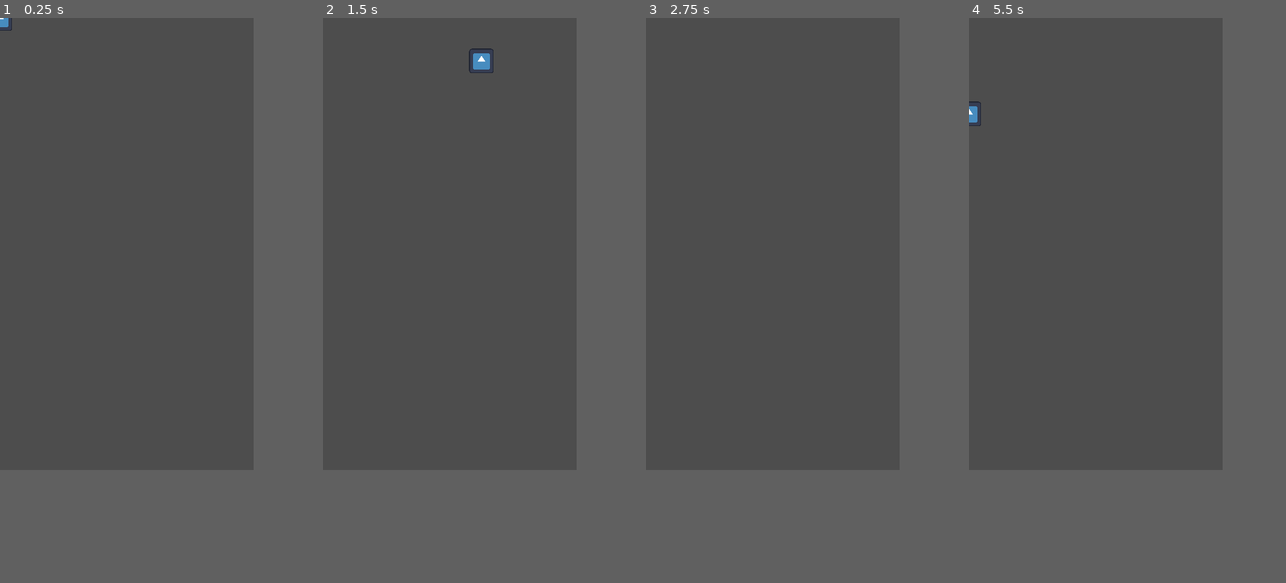
Above: before the commit, frames 1-4 (left to right).
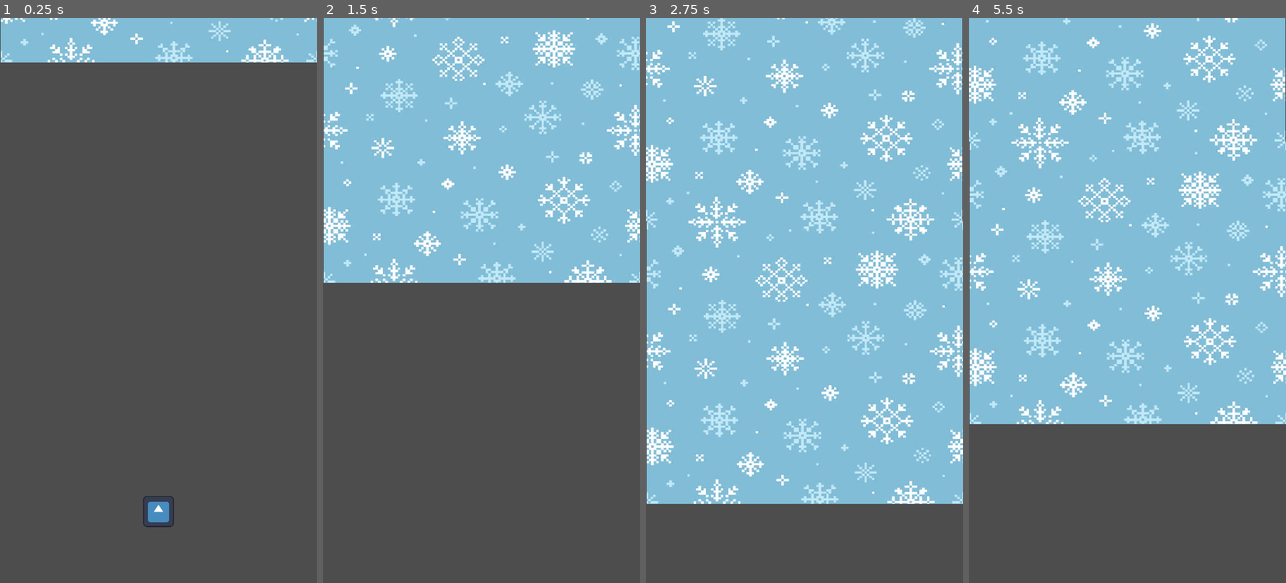
Above: after the commit, the same moments.

Repository: Jordla/Godot_Tohou_Clone
Game: Godot game, scene res://world.tscn
Same seed, same stepped clock (60 frames per second), same inputs: the game is played once before the commit and once after it. Before the commit the project starts from res://player.tscn. The engine's default icon, where the game draws it, is replaced by a stand-in: a white triangle on a blue panel in a dark square.
Inputs:
- Up to frame 1 (0.25 s): no input
- Up to frame 2 (1.5 s): hold Right (move_right) 0.53-1.28 s; hold Down (move_down) from 1.28 s (still down)
- Up to frame 3 (2.75 s): release Down (move_down) at 2.03 s; hold Right (move_right) from 2.03 s (still down)
- Up to frame 4 (5.5 s): release Right (move_right) at 2.78 s; hold Up (move_up) 2.78-3.53 s; hold Left (move_left) 3.53-5.03 s; hold Down (move_down) from 5.03 s (still down)
In our replay, the window is 360x640 before the commit and 450x800 after it. These sizes can differ from the game's own. Grey fills any space a smaller window leaves; there, only what the larger window draws over its background counts as a difference.

The runs differ from the first frame. In frame 1, 8.2% of the frame differs, in the area x 0-100%, y 0-91%; in frame 2, 47%; in frame 3, 81%, in the area x 0-100%, y 0-100%; in frame 4, 72%.

Commit message:
Add infinite scrolling parallax background

Diff:
--- /dev/null
+++ b/parallax.gd
@@ -0,0 +1,11 @@
+extends ParallaxBackground
+
+
+# Called when the node enters the scene tree for the first time.
+func _ready():
+	pass # Replace with function body.
+
+
+# Called every frame. 'delta' is the elapsed time since the previous frame.
+func _process(delta):
+	scroll_offset.y += 200 * delta
--- /dev/null
+++ b/parallax.tscn
@@ -0,0 +1,34 @@
+[gd_scene load_steps=3 format=3 uid="uid://d1k3pwvx5ldqg"]
+
+[ext_resource type="Script" path="res://parallax.gd" id="1_lcfqr"]
+[ext_resource type="Texture2D" uid="uid://c7uxqfkqm7laj" path="res://Parallax3.jpg" id="2_fmoxo"]
+
+[node name="Node2D" type="Node2D"]
+
+[node name="ParallaxBackground" type="ParallaxBackground" parent="."]
+script = ExtResource("1_lcfqr")
+
+[node name="ParallaxLayer" type="ParallaxLayer" parent="ParallaxBackground"]
+motion_mirroring = Vector2(0, 640)
+
+[node name="Sprite2D" type="Sprite2D" parent="ParallaxBackground/ParallaxLayer"]
+texture_filter = 1
+position = Vector2(359.333, -2.91746e-08)
+rotation = 1.5708
+scale = Vector2(0.523209, 0.587145)
+texture = ExtResource("2_fmoxo")
+centered = false
+
+[node name="ParallaxBackground2" type="ParallaxBackground" parent="."]
+script = ExtResource("1_lcfqr")
+
+[node name="ParallaxLayer" type="ParallaxLayer" parent="ParallaxBackground2"]
+motion_mirroring = Vector2(0, 640)
+
+[node name="Sprite2D" type="Sprite2D" parent="ParallaxBackground2/ParallaxLayer"]
+texture_filter = 1
+position = Vector2(360, 320)
+rotation = 1.5708
+scale = Vector2(0.523209, 0.587145)
+texture = ExtResource("2_fmoxo")
+centered = false
--- a/project.godot
+++ b/project.godot
@@ -11,7 +11,7 @@
 [application]
 
 config/name="Tohou_Clone"
-run/main_scene="res://player.tscn"
+run/main_scene="res://world.tscn"
 config/features=PackedStringArray("4.2", "Forward Plus")
 config/icon="res://icon.svg"
 
@@ -19,6 +19,9 @@
 
 window/size/viewport_width=360
 window/size/viewport_height=640
+window/size/window_width_override=720
+window/size/window_height_override=1280
+window/stretch/mode="canvas_items"
 
 [input]
 
@@ -42,3 +45,8 @@
 "events": [Object(InputEventKey,"resource_local_to_scene":false,"resource_name":"","device":-1,"window_id":0,"alt_press …(182 unchanged characters)…
 ]
 }
+slow_mode={
+"deadzone": 0.5,
+"events": [Object(InputEventKey,"resource_local_to_scene":false,"resource_name":"","device":-1,"window_id":0,"alt_pressed":false,"shift_pressed":false,"ctrl_pressed":false,"meta_pressed":false,"pressed":false,"keycode":0,"physical_keycode":4194325,"key_label":0,"unicode":0,"echo":false,"script":null)
+]
+}
--- a/world.tscn
+++ b/world.tscn
@@ -1,3 +1,12 @@
-[gd_scene format=3 uid="uid://cp0rdi6wvdpoc"]
+[gd_scene load_steps=3 format=3 uid="uid://cp0rdi6wvdpoc"]
+
+[ext_resource type="PackedScene" uid="uid://ddd34jwrrklbw" path="res://player.tscn" id="1_th37u"]
+[ext_resource type="PackedScene" uid="uid://d1k3pwvx5ldqg" path="res://parallax.tscn" id="2_mgj7p"]
 
 [node name="World" type="Node2D"]
+
+[node name="Player" parent="." instance=ExtResource("1_th37u")]
+position = Vector2(180, 558)
+
+[node name="ParallaxBackground" parent="." instance=ExtResource("2_mgj7p")]
+metadata/_edit_lock_ = true
Binary file added: Parallax3.jpg
Not shown, added: Parallax3.jpg.import
